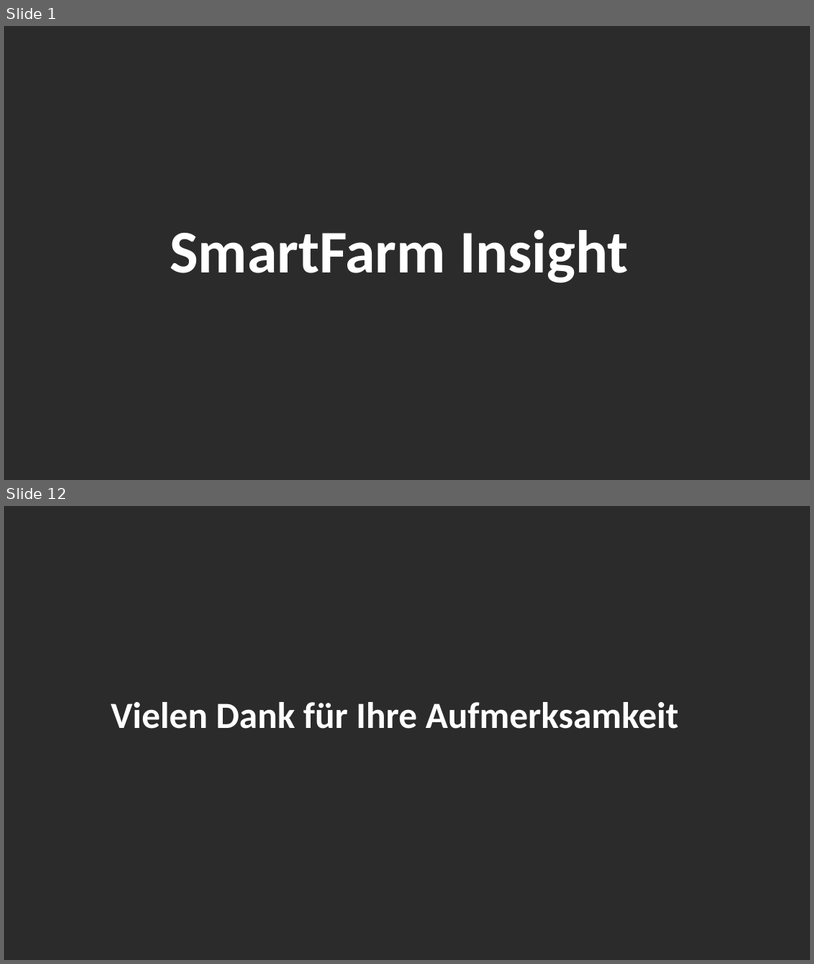
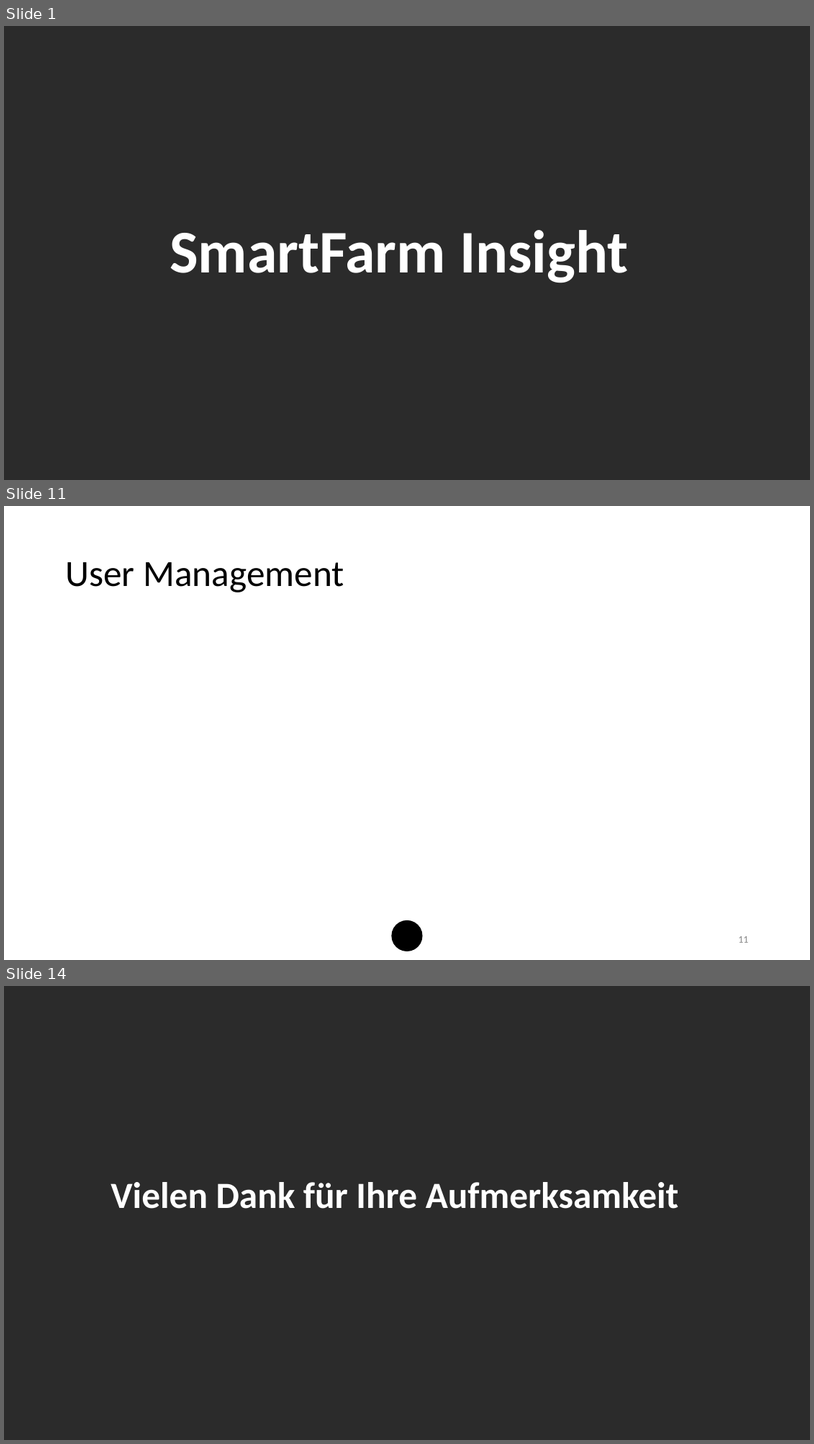
Before and after one commit to benjamin-leiding/FarmInsight-Dashboard-Backend, a slide deck: SmartFarm Insights.pptx. Shown one above the other, each under a label of ours: slides 1 and 12 before the commit, slides 1, 11 and 14 after it; the slides between them are not shown. The pictures are 814x964 and 814x1444 pixels, drawn with LibreOffice and Linux fonts; fonts in the diff are those of the drawing; background and template pictures are left out; a plain dark background stands for a picture behind light text. Boxes give left, top, right and bottom in pixels: in the first picture for what was removed or moved away, otherwise in the second. Text is boxed around its words. In the diff, an @@ line names an element or a change of style, - is before the commit and + after.

```diff
--- a/SmartFarm Insights.pptx
+++ b/SmartFarm Insights.pptx
@@ slide 11 added at bbox=[4, 506, 810, 960], background #FFFFFF @@
@@ title added at bbox=[65, 562, 344, 592], 44 pt, text #000000 @@
+User Management
@@ ellipse added at bbox=[392, 921, 422, 951], fill #000000, outline #000000 1 pt @@
@@ page number added at bbox=[738, 936, 748, 942], 12 pt, text #8C8C8C @@
+11
@@ what was slide 12 is now slide 14 @@
```
Also in this commit, not shown: 9 slides changed, 2 other slides added, 1 slide removed.
